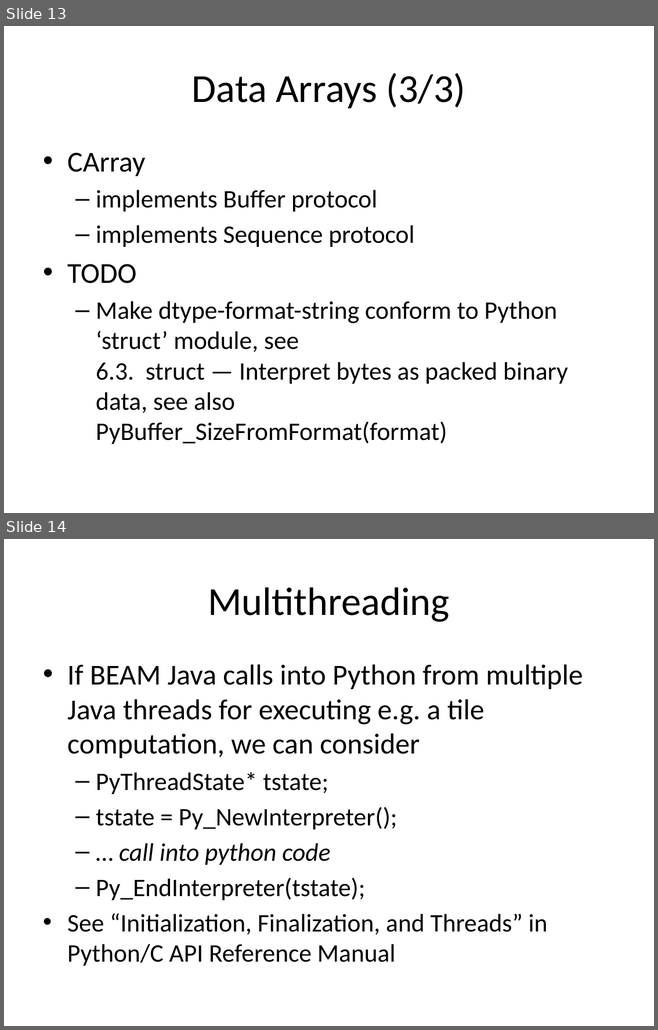
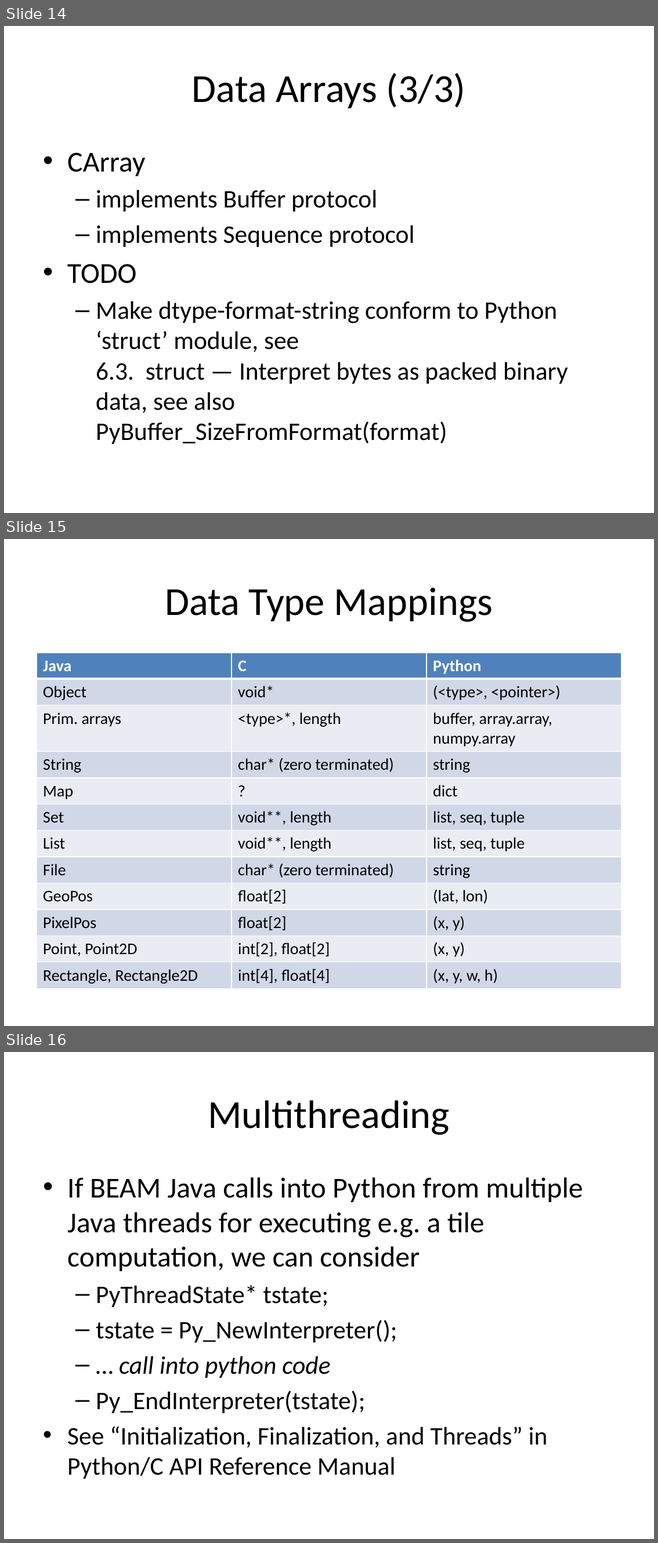
Before and after one commit to bcdev/beam-extapi, a slide deck: docs/beam-extapi.pptx. Shown one above the other, each under a label of ours: slides 13 and 14 before the commit, slides 14, 15 and 16 after it. The pictures are 658x1030 and 658x1543 pixels, drawn with LibreOffice and Linux fonts; fonts in the diff are those of the drawing. Boxes give left, top, right and bottom in pixels: in the first picture for what was removed or moved away, otherwise in the second. Text is boxed around its words. In the diff, an @@ line names an element or a change of style, - is before the commit and + after.

Commit message:
added slide about type transformations

```diff
--- a/docs/beam-extapi.pptx
+++ b/docs/beam-extapi.pptx
@@ slide 15 added at (4,539,654,1026), background #FFFFFF @@
@@ title added at (165,588,492,622), 44 pt, text #000000 @@
+Data Type Mappings
@@ table added at (36,653,621,988), 12 rows, 3 columns @@
+Java | C | Python
+Object | void* | (<type>, <pointer>)
+Prim. arrays | <type>*, length | buffer, array.array, numpy.array
+String | char* (zero terminated) | string
+Map | ? | dict
+Set | void**, length | list, seq, tuple
+List | void**, length | list, seq, tuple
+File | char* (zero terminated) | string
+GeoPos | float[2] | (lat, lon)
+PixelPos | float[2] | (x, y)
+Point, Point2D | int[2], float[2] | (x, y)
+Rectangle, Rectangle2D | int[4], float[4] | (x, y, w, h)
@@ what was slide 13 is now slide 14 @@
@@ what was slide 14 is now slide 16 @@
```
Also in this commit, not shown: 1 other slide added.
